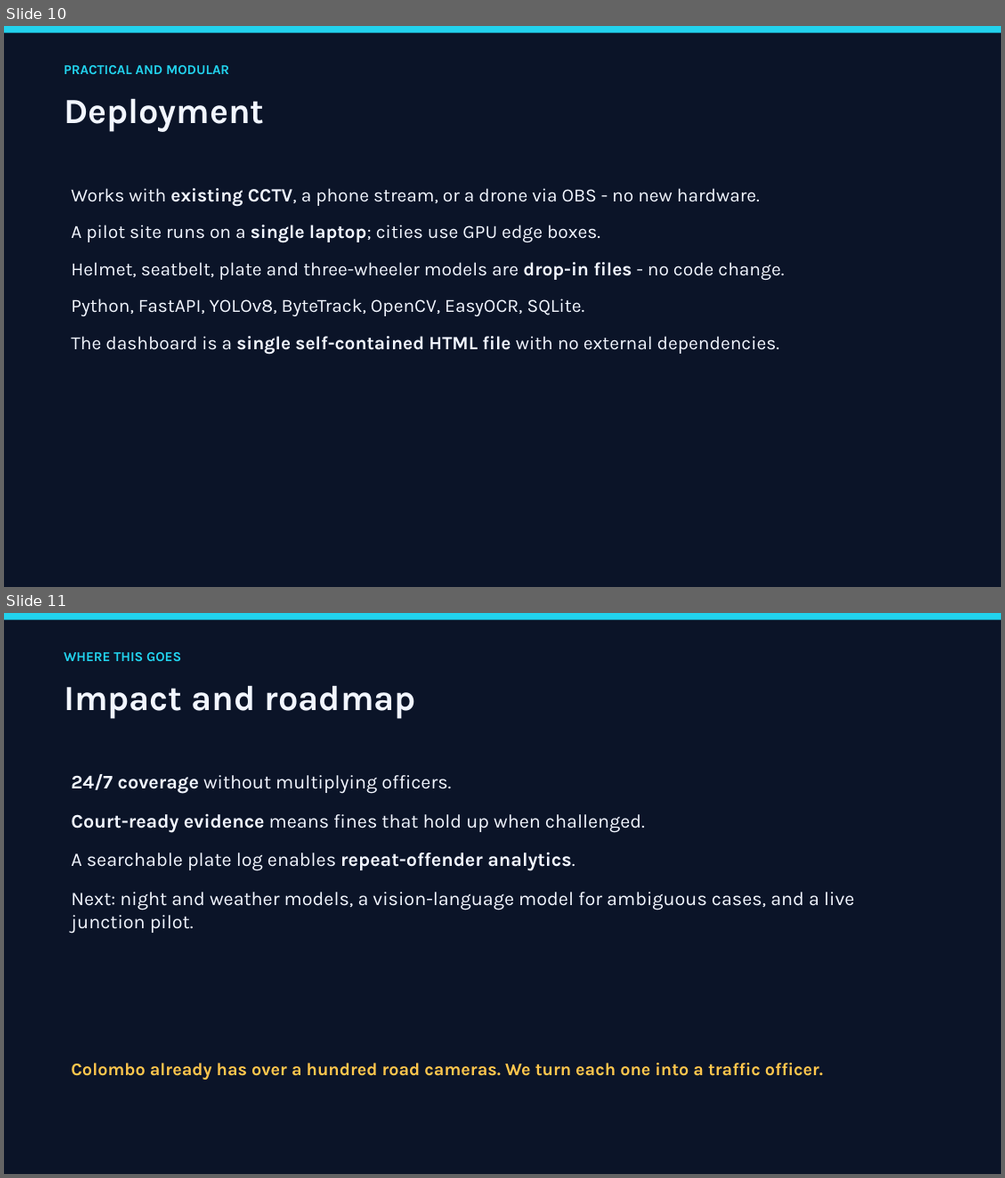
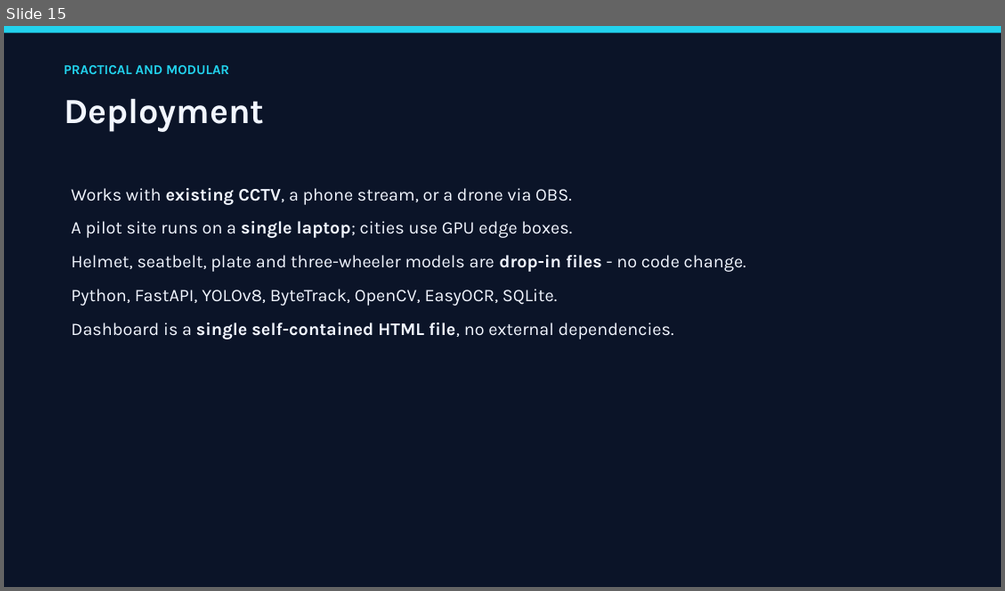
Before and after one commit to Jeba-Jebarsan/AI-SMART-TRAFFIC-INTELLIGENCE, a slide deck: docs/PRESENTATION.pptx. Shown one above the other, each under a label of ours: slides 10 and 11 before the commit, slide 15 after it. The pictures are 1005x1178 and 1005x591 pixels, drawn with LibreOffice and Linux fonts; fonts in the diff are those of the drawing. Boxes give left, top, right and bottom in pixels: in the first picture for what was removed or moved away, otherwise in the second. Text is boxed around its words. In the diff, an @@ line names an element or a change of style, - is before the commit and + after.

```diff
--- a/docs/PRESENTATION.pptx
+++ b/docs/PRESENTATION.pptx
@@ slide 11 removed at (4, 613, 1001, 1174), background #0B1428 @@
@@ rectangle removed at (4, 613, 1001, 620) @@
@@ text removed at (64, 652, 181, 661) @@
-WHERE THIS GOES
@@ text removed at (64, 685, 416, 719) @@
-Impact and roadmap
@@ text removed at (71, 774, 854, 933) @@
-24/7 coverage without multiplying officers.
-Court-ready evidence means fines that hold up when challenged.
-A searchable plate log enables repeat-offender analytics.
-Next: night and weather models, a vision-language model for ambiguous cases, and a live junction pilot.
@@ text removed at (71, 1062, 823, 1079) @@
-Colombo already has over a hundred road cameras. We turn each one into a traffic officer.
@@ what was slide 10 is now slide 15 @@
@@ slide 15 changed as well @@
@@ text at (71, 188, 572, 205): text changed; size 18 to 17 pt @@
-Works with existing CCTV, a phone stream, or a drone via OBS - no new hardware.
+Works with existing CCTV, a phone stream, or a drone via OBS.
@@ text at (71, 221, 746, 305): size 18 to 17 pt in "A pilot site runs on a single ...", "Helmet, seatbelt, plate and three-wheeler models are ...", "Python, FastAPI, YOLOv8, ByteTrack, OpenCV, EasyOCR, SQLite."; less space between paragraphs @@
@@ text at (71, 322, 674, 339): text changed; size 18 to 17 pt @@
-The dashboard is a single self-contained HTML file with no external dependencies.
+Dashboard is a single self-contained HTML file, no external dependencies.
```
Also in this commit, not shown: 10 other slides changed, 6 slides added, 5 other files.
